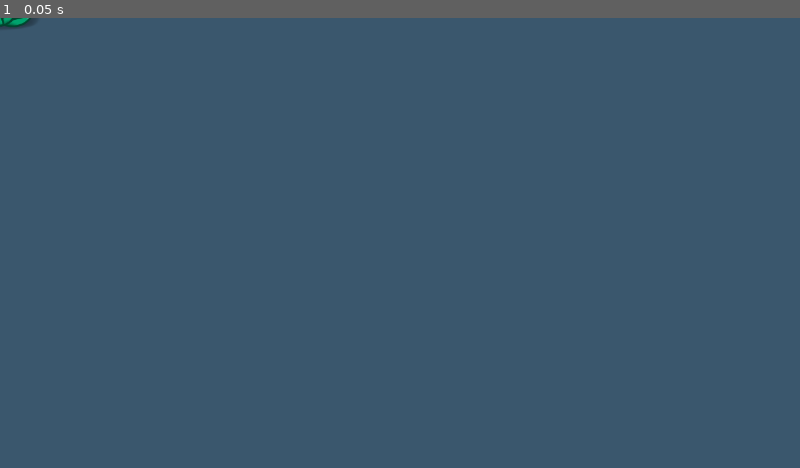
Above: before the commit, frame 1.
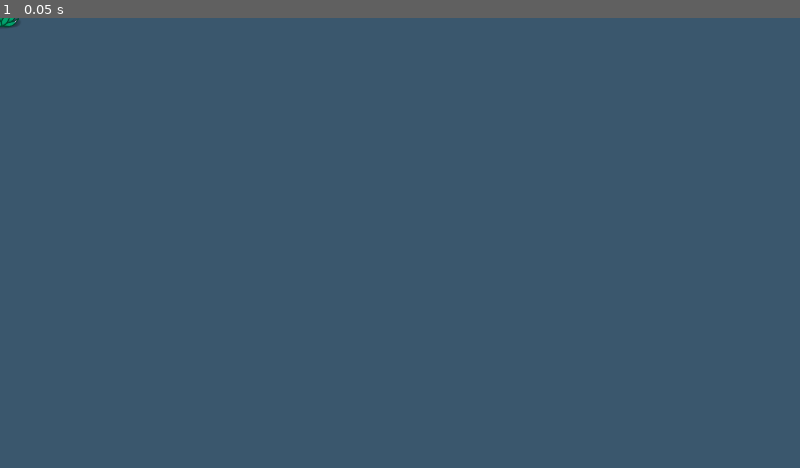
Above: after the commit, the same moment.

Repository: CiaranWoodward/LD54
Game: Godot game, scene res://Plants/Succulent.tscn
Two runs of this game, one before a commit and one after it. Both use one fixed random seed, a clock stepped at 60 frames per second and the inputs below. This scene is started directly instead of the project's main scene.
Inputs:
- Up to frame 1 (0.05 s): no input

The runs differ from the first frame. In frame 1, less than 0.1% of the frame differs, in the area x 0-5%, y 0-3%.

Commit message:
succulents impl TODO animations

Diff:
--- a/Level.tscn
+++ b/Level.tscn
@@ -227,6 +227,7 @@
 
 [node name="Level" type="Node2D"]
 script = ExtResource("1_k876p")
+developer_mode = true
 
 [node name="Sky" type="TextureRect" parent="."]
 self_modulate = Color(0, 0.109804, 0.168627, 1)
--- a/Plants/BasePlant.gd
+++ b/Plants/BasePlant.gd
@@ -18,7 +18,8 @@
 
 # Called when the node enters the scene tree for the first time.
 func _ready():
-	pass # Replace with function body.
+	scale.x *= 1 if randi_range(0, 1) else -1
+	scale *= randf_range(0.9, 1.1)
 
 # Called every frame. 'delta' is the elapsed time since the previous frame.
 func _process(delta):
--- a/Plants/BerryVine.gd
+++ b/Plants/BerryVine.gd
@@ -16,8 +16,7 @@
 	return Global.PlantType.BERRY_VINE
 
 func _ready():
-	scale.x = 1 if randi_range(0, 1) else -1
-	scale *= randf_range(0.9, 1.1)
+	super()
 
 func kill():
 	if (status != Status.DEAD):
@@ -43,6 +42,7 @@
 func harvest():
 	super()
 	if (status == Status.HARVESTABLE):
+		status = Status.GROWING
 		Global.change_produce_count(Global.ProduceType.BERRY, 5)
 		age = 0
 
--- a/Plants/Flower.gd
+++ b/Plants/Flower.gd
@@ -16,8 +16,7 @@
 	return "Improves soil moisture for later planting."
 
 func _ready():
-	scale.x = 1 if randi_range(0, 1) else -1
-	scale *= randf_range(0.9, 1.1)
+	super()
 	$Flower/Bud.modulate = colors[randi_range(0, colors.size()-1)]
 	$PetalFall.modulate = $Flower/Bud.modulate
 
@@ -49,8 +48,7 @@
 			tile.fertility += 1
 	if age > time_to_dead:
 		if status != Status.DEAD:
-			stateMachine.travel("Withered")
-		status = Status.DEAD
+			kill()
 	elif age > time_to_grow:
 		if status != Status.HARVESTABLE:
 			stateMachine.travel("Big")
--- a/Plants/Mushroom.gd
+++ b/Plants/Mushroom.gd
@@ -35,8 +35,7 @@
 		child.get_node("IndiMush/Stumpy").frame = randi_range(0, 2)
 
 func _ready():
-	scale.x = 1 if randi_range(0, 1) else -1
-	scale *= randf_range(0.9, 1.1)
+	super()
 	reset()
 	$Cluster.get_children().pick_random().visible = true
 	_random_wave()
--- a/Plants/OrangeTree.gd
+++ b/Plants/OrangeTree.gd
@@ -10,6 +10,9 @@
 func plant_type():
 	return Global.PlantType.ORANGE_TREE
 
+func _ready():
+	super()
+
 func kill():
 	super()
 	destroy()
--- a/Plants/SpikyPlant.gd
+++ b/Plants/SpikyPlant.gd
@@ -8,6 +8,9 @@
 
 static func plant_description():
 	return "Kills plants around it."
+
+func _ready():
+	super()
 
 func plant_type():
 	return Global.PlantType.SPIKY_PLANT
--- a/Plants/Succulent.gd
+++ b/Plants/Succulent.gd
@@ -1,5 +1,11 @@
 class_name Succulent
 extends BasePlant
+
+## How long until the plant is fully grown
+@export var time_to_grow: int = 2
+@export var time_to_dead: int = 5
+
+@onready var stateMachine = $AnimationTree["parameters/playback"]
 
 static func plant_name():
 	return "Succulent"
@@ -7,12 +13,49 @@
 static func plant_description():
 	return "Will die if overwatered."
 
+func _ready():
+	super()
+
 func plant_type():
 	return Global.PlantType.SUCCULENT
 
+func harvest():
+	super()
+	if status == Status.HARVESTABLE:
+		Global.change_produce_count(Global.ProduceType.SUCCULENT, 1)
+		destroy()
+
+func destroy():
+	super()
+
 func kill():
 	super()
-	destroy()
+	age += time_to_dead
+	status = Status.DEAD
+	modulate = Color.SADDLE_BROWN
+	#stateMachine.travel("Withered")
+
+func tick():
+	super()
+	if parent_tile.is_fertile:
+		kill()
+	elif age > time_to_dead:
+		if status != Status.DEAD:
+			kill()
+	elif age > time_to_grow:
+		if status != Status.HARVESTABLE:
+			spread()
+			status = Status.HARVESTABLE
+			stateMachine.travel("Big")
+
+func spread_impl(tiles):
+	for tile in tiles:
+		if (!tile.is_occupied()):
+			var succulent = load("res://Plants/Succulent.tscn").instantiate()
+			succulent.sow(tile, false)
 
 func can_sow(tile : PlantTile, use_seed: bool = true) -> bool:
-	return !tile.has_adjacent(Global.PlantType.SPIKY_PLANT) && super(tile, use_seed)
+	return !tile.has_adjacent(Global.PlantType.SPIKY_PLANT) && !tile.is_fertile && super(tile, use_seed)
+
+func sow(tile : PlantTile, use_seed: bool = true) -> bool:
+	return super(tile, use_seed)
--- a/Plants/Succulent.tscn
+++ b/Plants/Succulent.tscn
@@ -291,6 +291,9 @@
 advance_mode = 2
 
 [sub_resource type="AnimationNodeStateMachineTransition" id="AnimationNodeStateMachineTransition_rhy0p"]
+
+[sub_resource type="AnimationNodeStateMachineTransition" id="AnimationNodeStateMachineTransition_f6dci"]
+advance_mode = 2
 
 [sub_resource type="AnimationNodeStateMachine" id="AnimationNodeStateMachine_2av8v"]
 states/Big/node = SubResource("AnimationNodeAnimation_8b3n7")
@@ -301,7 +304,7 @@
 states/Idle/position = Vector2(476, 193)
 states/Small/node = SubResource("AnimationNodeAnimation_fjjit")
 states/Small/position = Vector2(350, 100)
-transitions = ["Grow", "Big", SubResource("AnimationNodeStateMachineTransition_bc3t7"), "Small", "Grow", SubResource("AnimationNodeStateMachineTransition_rhy0p")]
+transitions = ["Grow", "Big", SubResource("AnimationNodeStateMachineTransition_bc3t7"), "Small", "Grow", SubResource("AnimationNodeStateMachineTransition_rhy0p"), "Start", "Small", SubResource("AnimationNodeStateMachineTransition_f6dci")]
 
 [sub_resource type="Animation" id="Animation_ohfo7"]
 resource_name = "Idle"
--- a/Plants/Weed.gd
+++ b/Plants/Weed.gd
@@ -8,8 +8,7 @@
 	return "Why won't it die?!"
 
 func _ready():
-	scale.x = 1 if randi_range(0, 1) else -1
-	scale *= randf_range(0.9, 1.1)
+	super()
 	$Weed/AnimatedSprite2D.frame = randi_range(0, 1)
 
 func plant_type():
Not shown: 1 places in Plants/Succulent.tscn that only renumber resources
